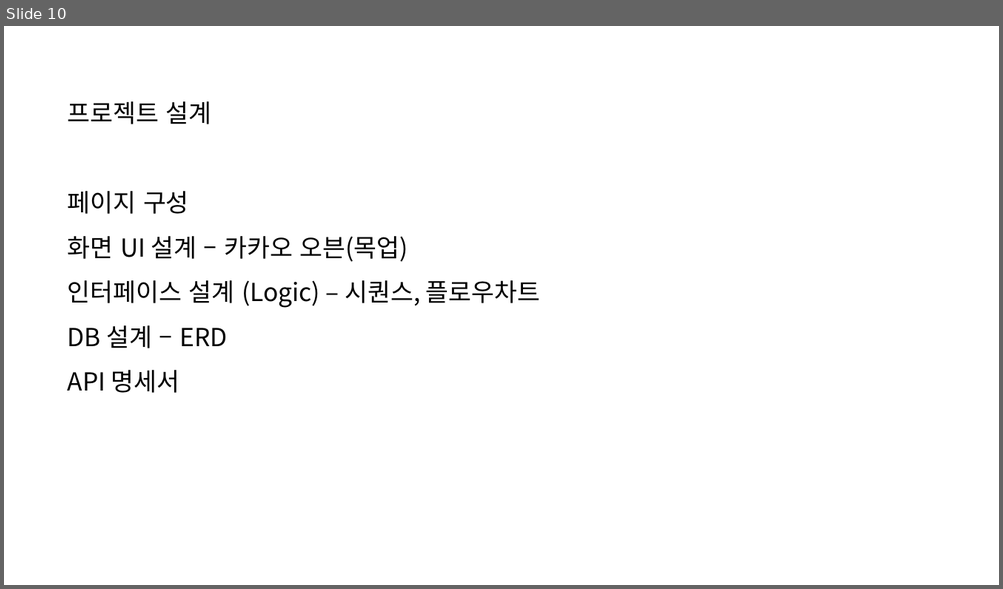
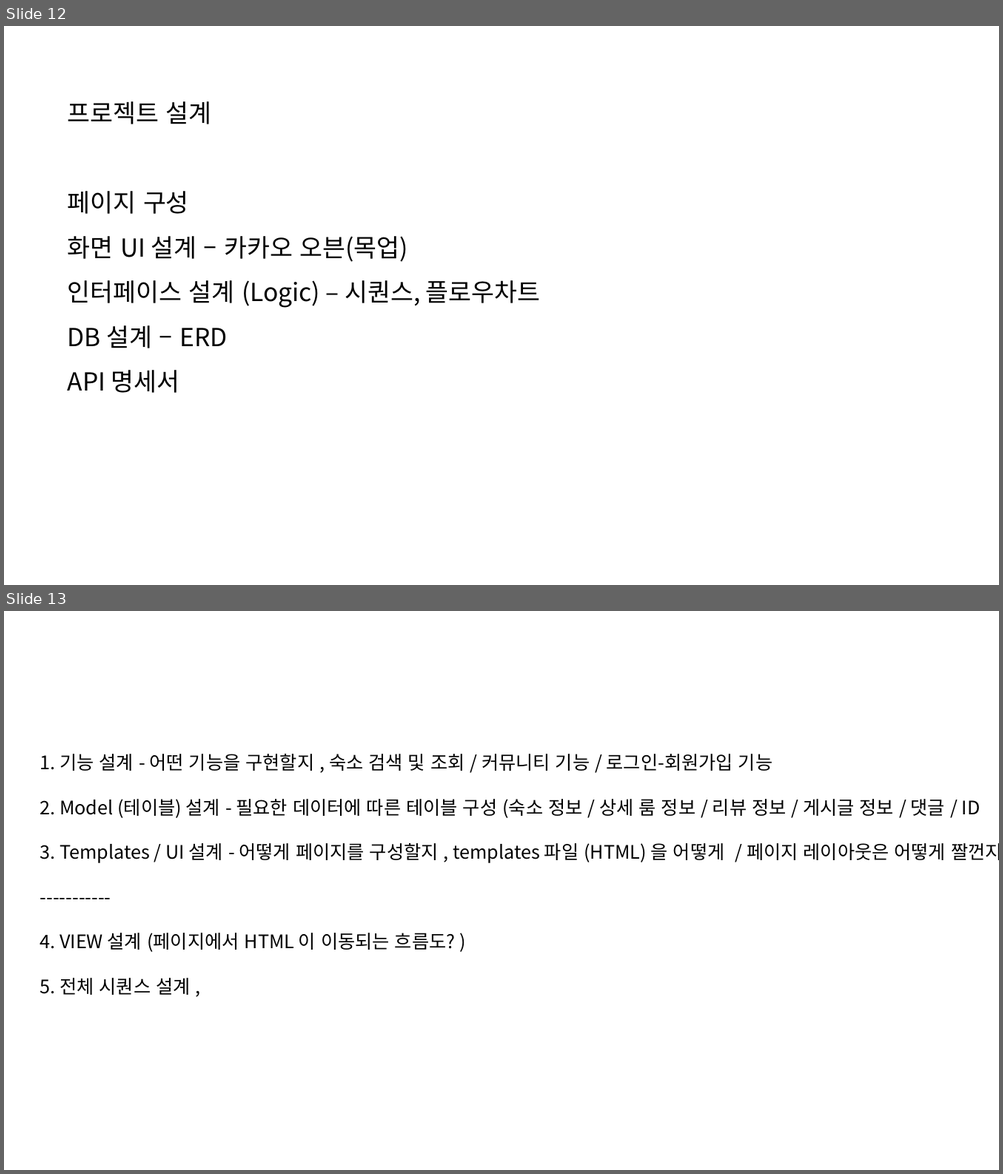
Before and after one commit to bomiiisong/Airbnb, a slide deck: presentation_template.pptx. Shown one above the other, each under a label of ours: slide 10 before the commit, slides 12 and 13 after it. The pictures are 1003x589 and 1003x1174 pixels, drawn with LibreOffice and Linux fonts; fonts in the diff are those of the drawing. Boxes give left, top, right and bottom in pixels: in the first picture for what was removed or moved away, otherwise in the second. Text is boxed around its words. In the diff, an @@ line names an element or a change of style, - is before the commit and + after.

```diff
--- a/presentation_template.pptx
+++ b/presentation_template.pptx
@@ slide 13 added at bbox=[4, 611, 999, 1170], background #FFFFFF @@
@@ text added at bbox=[40, 754, 999, 995], 18 pt, text #000000 @@
+1. 기능 설계 - 어떤 기능을 구현할지 , 숙소 검색 및 조회 / 커뮤니티 기능 / 로그인-회원가입 기능
+2. Model (테이블) 설계 - 필요한 데이터에 따른 테이블 구성 (숙소 정보 / 상세 룸 정보 / 리뷰 정보 / 게시글 정보 / 댓글 / ID
+3. Templates / UI 설계 - 어떻게 페이지를 구성할지 , templates 파일 (HTML) 을 어떻게 / 페이지 레이아웃은 어떻게 짤껀지
+-----------
+4. VIEW 설계 (페이지에서 HTML 이 이동되는 흐름도? )
+5. 전체 시퀀스 설계 ,
@@ what was slide 10 is now slide 12 @@
```
Also in this commit, not shown: 6 slides changed, 4 other slides added.
